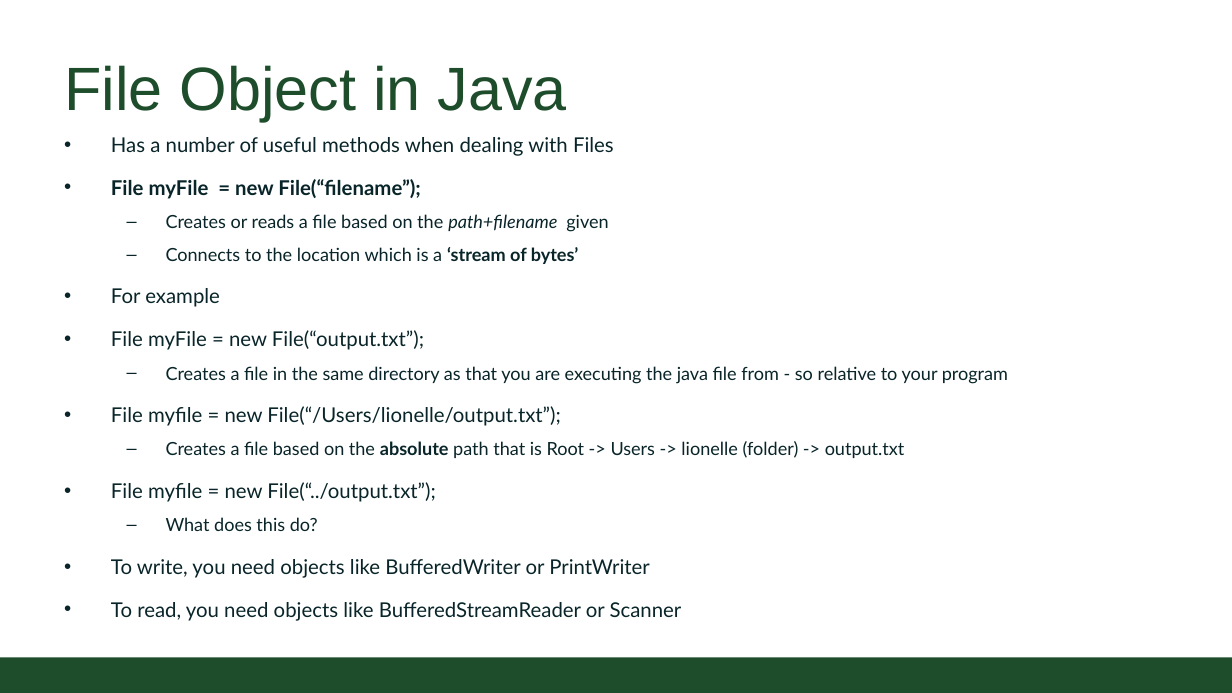
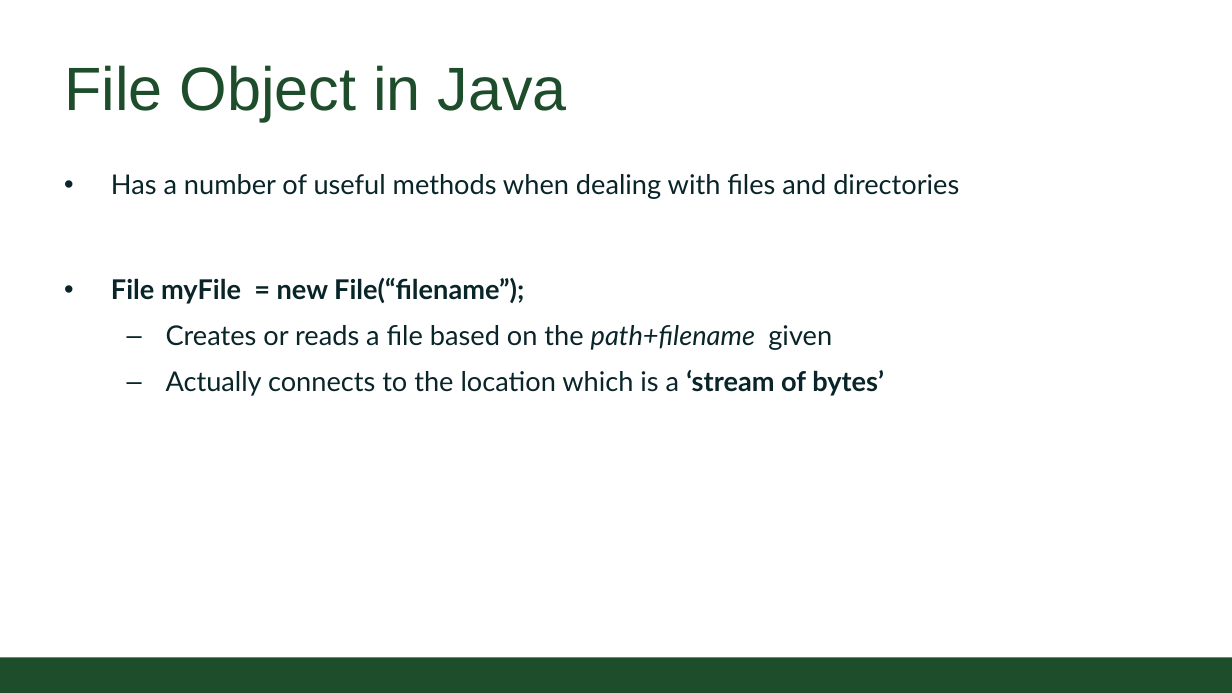
Before and after one commit to CSU-CompSci-CS163-4/Handouts, a slide deck: slide 7 of slides/On-Campus/09_01_OSandFileWriting.pptx. Drawn at 1232x693 pixels with LibreOffice and Linux fonts; fonts in the diff are those of the drawing; background and template pictures are left out. Boxes give left, top, right and bottom in pixels: in the first picture for what was removed or moved away, otherwise in the second. Text is boxed around its words. In the diff, an @@ line names an element or a change of style, - is before the commit and + after.

```diff
--- a/slides/On-Campus/09_01_OSandFileWriting.pptx
+++ b/slides/On-Campus/09_01_OSandFileWriting.pptx
@@ text "Has a number of useful ...": place and size @@
-text "Has a number of useful ..." at <box>111,137,1008,621</box>
+text "Has a number of useful ..." at <box>111,174,959,396</box>
@@ text at <box>111,174,959,199</box>: text changed; size 18 to 24 pt @@
-• Has a number of useful methods when dealing with Files
+• Has a number of useful methods when dealing with files and directories
@@ text at <box>111,278,832,350</box>: size 18 to 24 pt in "File myFile = new File(“filename”);"; size 16 to 24 pt in "Creates or reads a file based on ..." @@
@@ text at <box>166,370,884,396</box>: text changed; size 18 to 24 pt @@
-  – Connects to the location which is a ‘stream of bytes’
-• For example
-• File myFile = new File(“output.txt”);
-  – Creates a file in the same directory as that you are executing the java file from - so relative to your program
-• File myfile = new File(“/Users/lionelle/output.txt”);
-  – Creates a file based on the absolute path that is Root -> Users -> lionelle (folder) -> output.txt
-• File myfile = new File(“../output.txt”);
-  – What does this do?
-• To write, you need objects like BufferedWriter or PrintWriter
-• To read, you need objects like BufferedStreamReader or Scanner
+  – Actually connects to the location which is a ‘stream of bytes’
```
Also in this commit, not shown: 5 other slides changed, 8 slides added, 3 slides removed.
